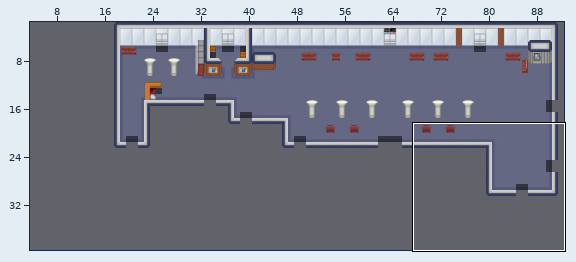
Two states of a Tiled map, map/forum.tmx. The picture above shows the old version from afar; the outline marks the close-up.
Close-up. First the earlier version:
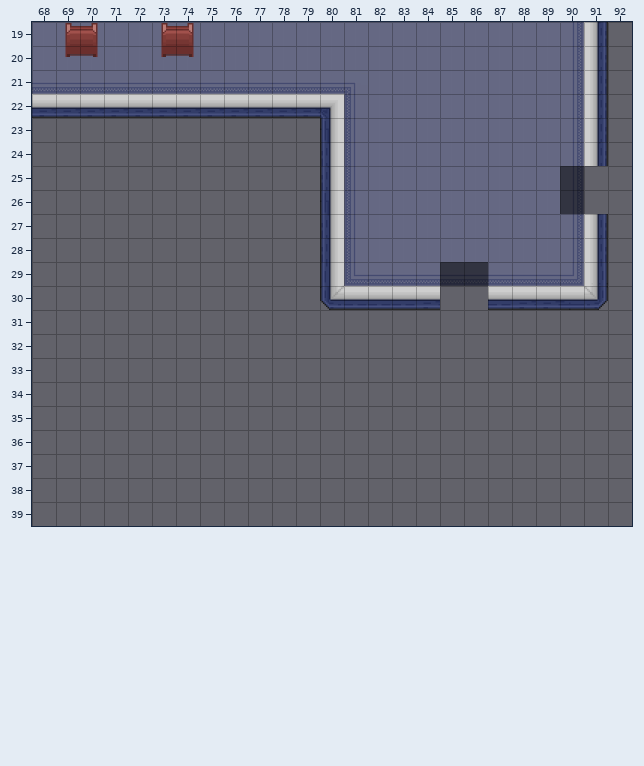
Cells are 48x48 px. Shown: x 68..92, y 19..39. The commit also changed other parts of the map, which this record leaves out. Tiles whose own drawing changed are shown in their newer look in all pictures. The old version is drawn lined up with the new one.
Now the later version:
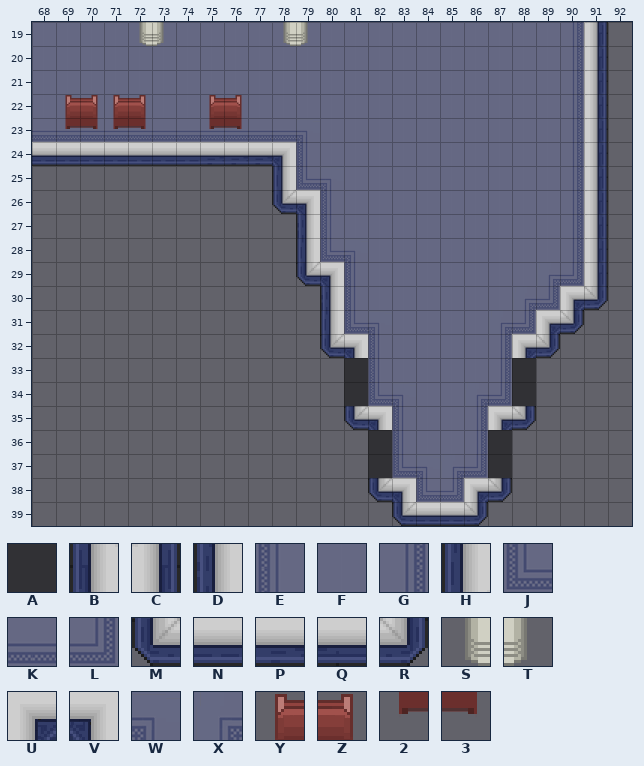
Key: from "tilesheet": A 132, B 147, C 151, D 167, E 168, F 169, G 170, H 187, J 188, K 189, L 190, M 207, N 208, P 209, Q 210, R 211, S 218, T 219, U 229, V 230, W 247, X 248, Y 270, Z 271, 2 290, 3 291.
_ is an empty cell.
See-through tiles are keyed as they look on the map.
Difference:
map size 80x32 -> 100x40 cells (old content now starts at 14,0; both pictures use the new coordinates)
Layer "floor 1":
y 21: x 68..81 KKKKKKKKKKKKKW -> FFFFFFFFFFFFFF
y 22: x 68..81 _____________E -> FFFFFFFFFFFFFF
y 23: x 68..81 _____________E -> KKKKKKKKKKKWFF
y 24: x 79..81 __E -> EFF
y 25: x 79..81 __E -> JWF
y 26..27: x 80..81 _E -> EF
y 28: x 80..81 _E -> JW
y 29: x 81..89 JKKKKKKKK -> EFFFFFFFX
y 30: x 81..89 _________ -> EFFFFFFXL
y 31: x 81..88 ________ -> JWFFFFXL
y 32..33: x 82..87 ______ -> EFFFFG
y 34: x 82..87 ______ -> JWFFXL
y 35..36: x 83..86 ____ -> EFFG
y 37: x 83..86 ____ -> JWXL
y 38: x 84..85 __ -> JL
Layer "floor 2":
y 23: x 69..72 ____ -> 2323; x 75..76 __ -> 23
Layer "map-transition":
y 25..26: x 90 A -> _
y 29: x 85..86 AA -> __
y 33..34: x 81 _ -> A; x 88 _ -> A
y 36..37: x 82 _ -> A; x 87 _ -> A
Layer "Murs":
y 22: x 68..80 PPPPPPPPPPPPV -> _____________
y 23: x 80 B -> _
y 24: x 68..78 ___________ -> NNNNNNNPPPV; x 80 D -> _
y 25: x 78 _ -> H; x 80 D -> _; x 91 _ -> C
y 26: x 78..80 __B -> MV_; x 91 _ -> C
y 27: x 79..80 _D -> D_
y 28: x 79..80 _D -> H_
y 29: x 79..80 _H -> MV
y 30: x 80..84 MNNNP -> D____; x 87..90 NPPQ -> ___U
y 31: x 80 _ -> H; x 89..90 __ -> UR
y 32: x 80..81 __ -> MV; x 88..89 __ -> UR
y 35: x 81..82 __ -> MV; x 87..88 __ -> UR
y 38: x 82..83 __ -> MV; x 86..87 __ -> UR
y 39: x 83..86 ____ -> MNNR
Layer "Objets":
y 19: x 69..70 YZ -> __; x 72..74 _YZ -> ST_; x 78..79 __ -> ST
y 20: x 69..70 23 -> __; x 73..74 23 -> __
y 22: x 69..72 ____ -> YZYZ; x 75..76 __ -> YZ
Changed places in both close-ups, as pixel boxes (x1, y1, x2, y2):
changed: (32, 22, 608, 526)
